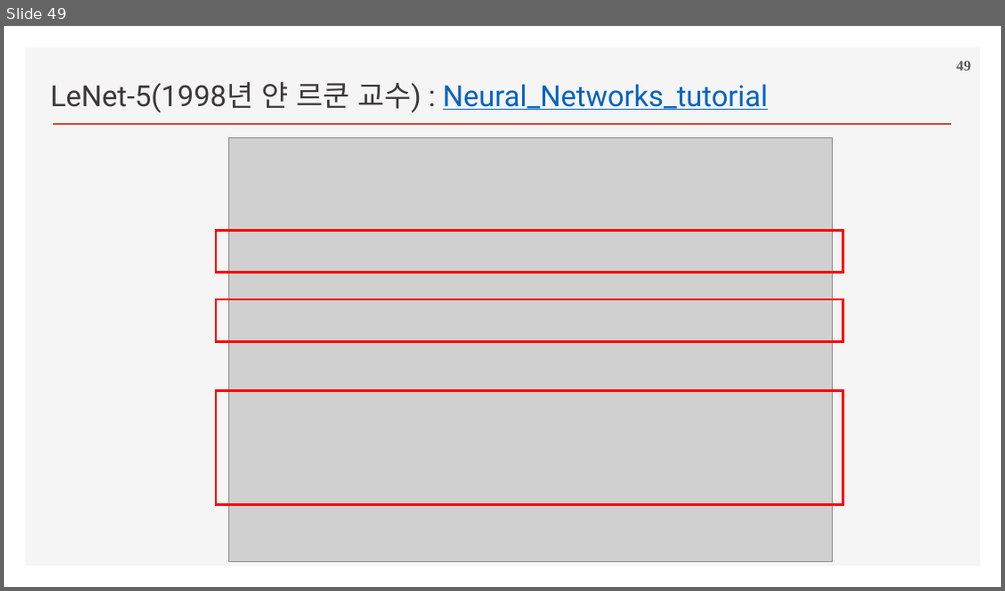
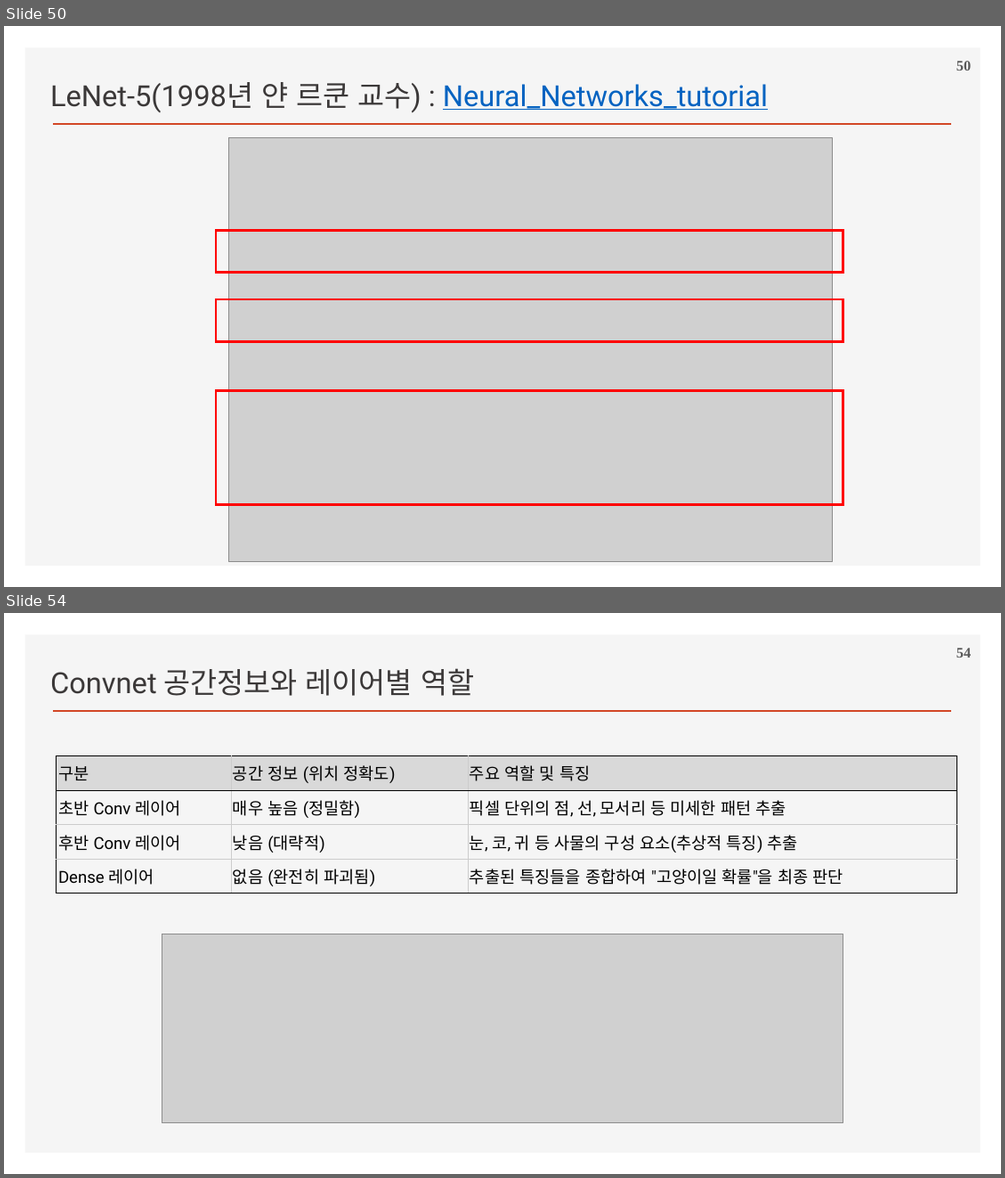
Before and after one commit to ancestor9/2026_Fall_Deep-Learning-with-Python, a slide deck: Chapter 08 Image Classification.pptx. Shown one above the other, each under a label of ours: slide 49 before the commit, slides 50 and 54 after it; the slides between them are not shown. The pictures are 1005x591 and 1005x1178 pixels, drawn with LibreOffice and Linux fonts; fonts in the diff are those of the drawing; grey boxes stand for pictures; background and template pictures are left out. Boxes give left, top, right and bottom in pixels: in the first picture for what was removed or moved away, otherwise in the second. Text is boxed around its words. In the diff, an @@ line names an element or a change of style, - is before the commit and + after.

```diff
--- a/Chapter 08 Image Classification.pptx
+++ b/Chapter 08 Image Classification.pptx
@@ slide 54 added at (x1=4, y1=613, x2=1001, y2=1174), background #FFFFFF; not listed: 2 template elements that a slide beside it also shows @@
@@ page number added at (x1=956, y1=648, x2=971, y2=657), 14 pt, text #595959, bold @@
+54
@@ text added at (x1=50, y1=668, x2=474, y2=696), 28 pt, text #3B3838 @@
+Convnet 공간정보와 레이어별 역할
@@ table added at (x1=57, y1=755, x2=956, y2=893), 4 rows, 3 columns @@
+구분 | 공간 정보 (위치 정확도) | 주요 역할 및 특징
+초반 Conv 레이어 | 매우 높음 (정밀함) | 픽셀 단위의 점, 선, 모서리 등 미세한 패턴 추출
+후반 Conv 레이어 | 낮음 (대략적) | 눈, 코, 귀 등 사물의 구성 요소(추상적 특징) 추출
+Dense 레이어 | 없음 (완전히 파괴됨) | 추출된 특징들을 종합하여 "고양이일 확률"을 최종 판단
@@ picture added at (x1=162, y1=933, x2=843, y2=1122) @@
@@ what was slide 49 is now slide 50 @@
@@ page number at (x1=956, y1=61, x2=971, y2=70): text changed @@
-49
+50
```
Also in this commit, not shown: 1 slide changed, 8 other slides added.
